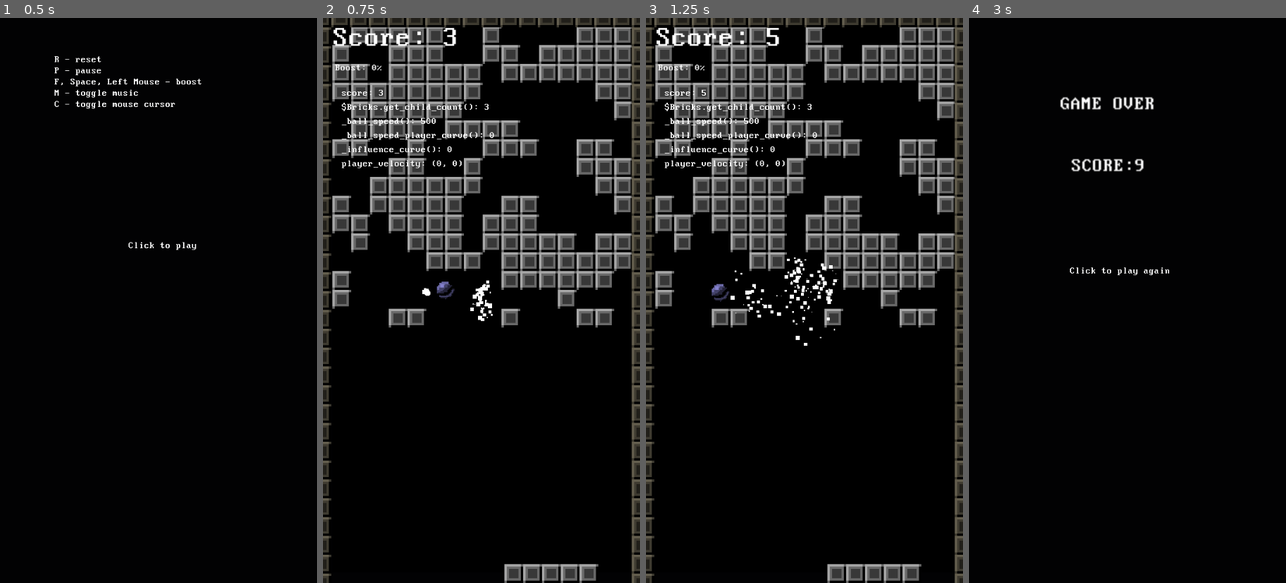
Above: before the commit, frames 1-4 (left to right).
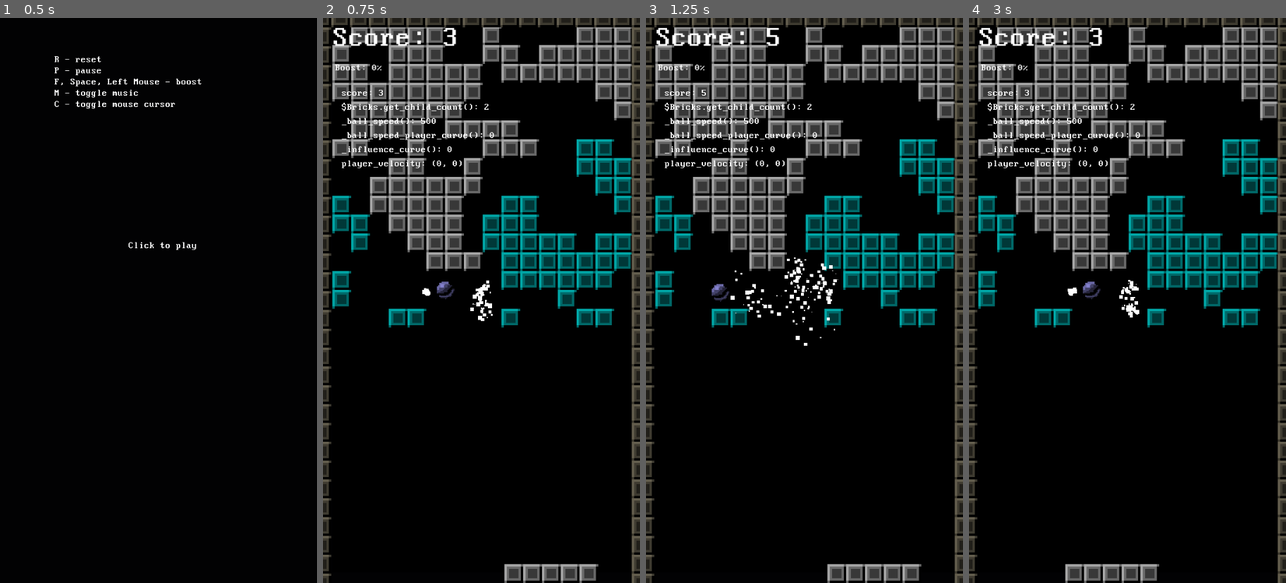
Above: after the commit, the same moments.

Repository: arunas-cesonis/pingpong2
Game: Godot game, scene res://main.tscn
The game is run twice, just before and just after one commit, with the same random seed, the same clock (stepped at 60 frames per second) and the same inputs.
Inputs (mouse positions are in pixels of both pictures, inside the frame that each line leads up to):
- Up to frame 1 (0.5 s): no input
- Up to frame 2 (0.75 s): tap Enter (Start) at 0.5 s; move the mouse to (551, 272) at 0.52 s; tap F (Boost) at 0.6 s
- Up to frame 3 (1.25 s): no input
- Up to frame 4 (3 s): move the mouse to (1064, 328) at 1.27 s; tap Enter (Start) at 1.35, 2.75 s; move the mouse to (1159, 176) at 2.02 s; tap C (Toggle Cursor) at 2.1 s; move the mouse to (1111, 413) at 2.77 s; tap M (Toggle Music) at 2.85 s

Frame 1 is identical in both runs. In frame 2, 7.5% of the frame differs, in the area x 2-98%, y 15-55%; in frame 3, 7.3%; in frame 4, 30%, in the area x 0-100%, y 0-100%.

Commit message:
Detect detached bricks

Diff:
--- a/brick.gd
+++ b/brick.gd
@@ -8,6 +8,8 @@
 
 var status: Status = Status.OK
 var tween: Tween = null
+var attached: int = 1
+var velocity: Vector2 = Vector2.ZERO
 
 var UNHEALTHY: Color = Color.hex(0xc8d627ff)
 var HEALTHY: Color = Color.WHITE
@@ -33,6 +35,7 @@
 	else:
 		return Status.OK
 
+
 func apply_damage(amount: int) -> bool:
 	var prev_status := self.get_status()
 	health -= amount
@@ -49,4 +52,7 @@
 
 # Called every frame. 'delta' is the elapsed time since the previous frame.
 func _process(_delta: float) -> void:
-	pass
+	if attached == 0:
+		modulate.r = 0.0
+	else:
+		modulate.r = 1.0
--- a/bricks.gd
+++ b/bricks.gd
@@ -18,10 +18,11 @@
 
 const SCROLL_TIME := 0.2
 const SCROLL_SPAWN_TIME := 1.0
-const SCROLL_WAIT := 4.0
+const SCROLL_WAIT := 1.0
 const SMOOTH_SCROLL := false
 
 var scroll_amount := Vector2.ZERO
+var scrolling := false
 
 func _update_voronoi_parameters() -> void:
 	texture_polygon.material.set_shader_parameter("scale", voronoi_scale)
@@ -75,6 +76,8 @@
 	create_tween().tween_property(self, "voronoi_offset", Vector2(0.0, offset_y), SCROLL_TIME).as_relative()
 	for child in container.get_children():
 		var brick: Brick = child
+		if brick.attached == 0:
+			continue
 		brick.tween = brick.create_tween()
 		brick.tween.tween_property(brick, "position", scroll_amount, SCROLL_TIME).as_relative()
 
@@ -106,6 +109,52 @@
 	_ready_create_bricks()
 	_scroll_loop()
 
+func _in_bounds(v: Vector2i) -> bool:
+	return v.x >= 0 and v.y >= 0 and v.x < BRICKS_W and v.y < BRICKS_H
+
+var directions: Array[Vector2i] = [Vector2i.UP, Vector2i.RIGHT, Vector2i.DOWN, Vector2i.LEFT]
+
+func _physics_process(delta: float) -> void:
+	_run_bricks(delta)
+
+func _run_bricks(delta: float) -> void:
+	var bricks: Array[Array] = []
+	bricks.resize(BRICKS_H)
+	for y in range(bricks.size()):
+		bricks[y].resize(BRICKS_W)
+		bricks[y].fill(null)
+
+	for child in container.get_children():
+		var b: Brick = child
+		var x := floori(b.position.x / brick_rect.size.x)
+		var y := floori(b.position.y / brick_rect.size.y)
+		if y >= BRICKS_H:
+			b.queue_free()
+			continue
+		assert(bricks[y][x] == null)
+		b.attached = 0
+		bricks[y][x] = b
+
+	var stack: Array[Vector2i] = []
+	for y in range(0, 2):
+		for x in range(BRICKS_W):
+			if bricks[y][x]:
+				bricks[y][x].attached = x + 1
+				stack.push_back(Vector2i(x, y))
+
+	var attached: Array[Brick] = []
+	while stack:
+		var xy: Vector2i = stack.pop_back()
+		for d in directions:
+			var next := xy + d
+			if not _in_bounds(next):
+				continue
+			var b: Brick = bricks[next.y][next.x]
+			if b and b.attached == 0:
+				b.attached = bricks[xy.y][xy.x].attached
+				attached.push_back(b)
+				stack.push_back(next)
+
 func _process(_delta: float) -> void:
 	if SMOOTH_SCROLL:
 		_update_voronoi_parameters()
--- a/bricks.tscn
+++ b/bricks.tscn
@@ -28,8 +28,3 @@
 polygon = PackedVector2Array(0, 0, 540, 0, 540, 960, 0, 960)
 
 [node name="Container" type="Node2D" parent="."]
-
-[node name="Debug" type="Label" parent="."]
-offset_right = 40.0
-offset_bottom = 23.0
-theme_override_font_sizes/font_size = 10
